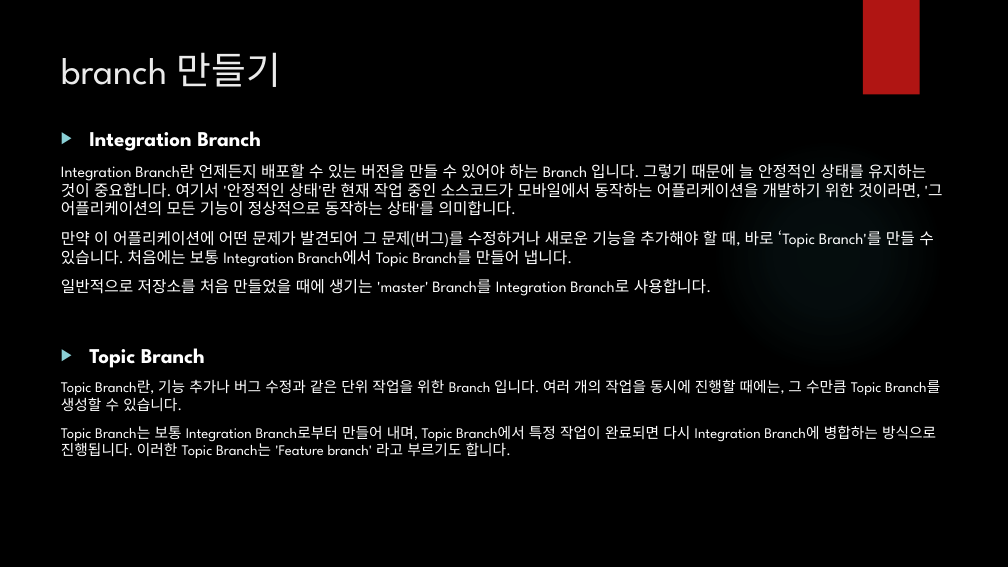
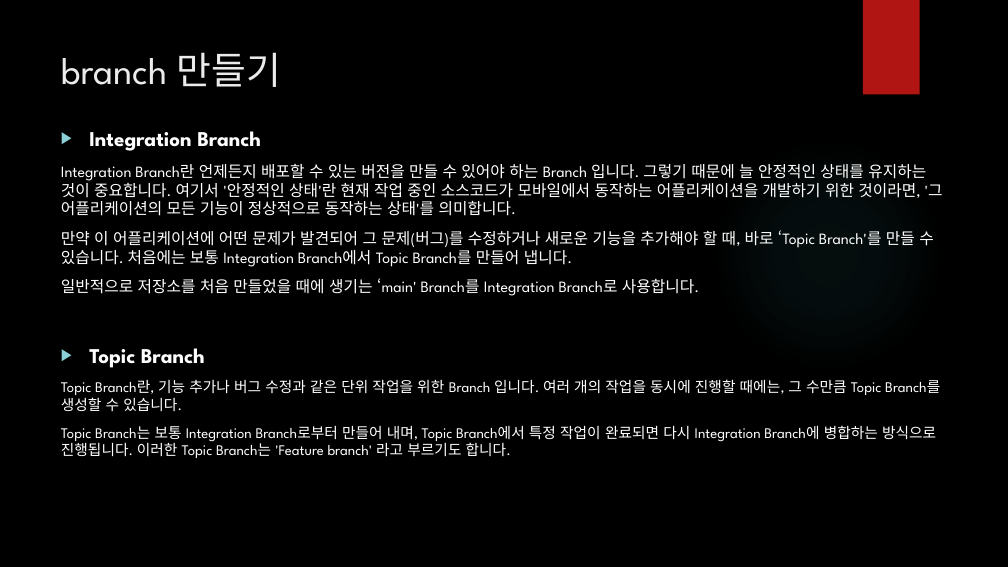
Before and after one commit to iredseal/Learning, a slide deck: slide 24 of Tools/git/SW 형상 관리.pptx. Drawn at 1008x567 pixels with LibreOffice and Linux fonts; fonts in the diff are those of the drawing; background and template pictures are left out. Boxes give left, top, right and bottom in pixels: in the first picture for what was removed or moved away, otherwise in the second. Text is boxed around its words. In the diff, an @@ line names an element or a change of style, - is before the commit and + after.

```diff
--- a/Tools/git/SW 형상 관리.pptx
+++ b/Tools/git/SW 형상 관리.pptx
@@ text at (61, 278, 699, 296): text changed @@
-일반적으로 저장소를 처음 만들었을 때에 생기는 'master' Branch를 Integration Branch로 사용합니다.
+일반적으로 저장소를 처음 만들었을 때에 생기는 ‘main' Branch를 Integration Branch로 사용합니다.
```
Also in this commit, not shown: 15 other slides changed, 3 other files.
